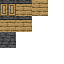
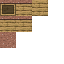
Two versions of the same layered image (64x64). Layer-by-layer changes:
hid group "Variant1" (6 layers) over bbox(0, 3, 32, 20)
showed group "Variant3" (5 layers) over bbox(0, 3, 32, 20)
showed "Polished Granite" over bbox(0, 0, 32, 48)
hid "polished Deepslate" over bbox(0, 0, 32, 48)
